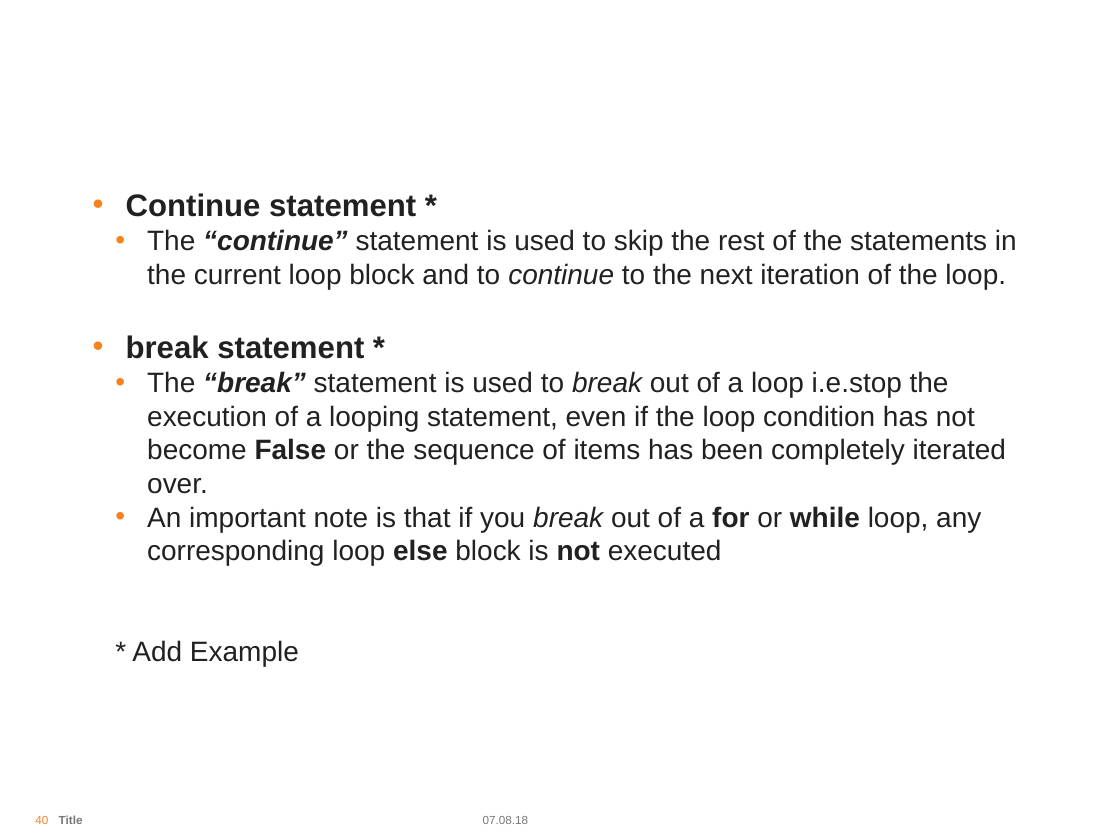
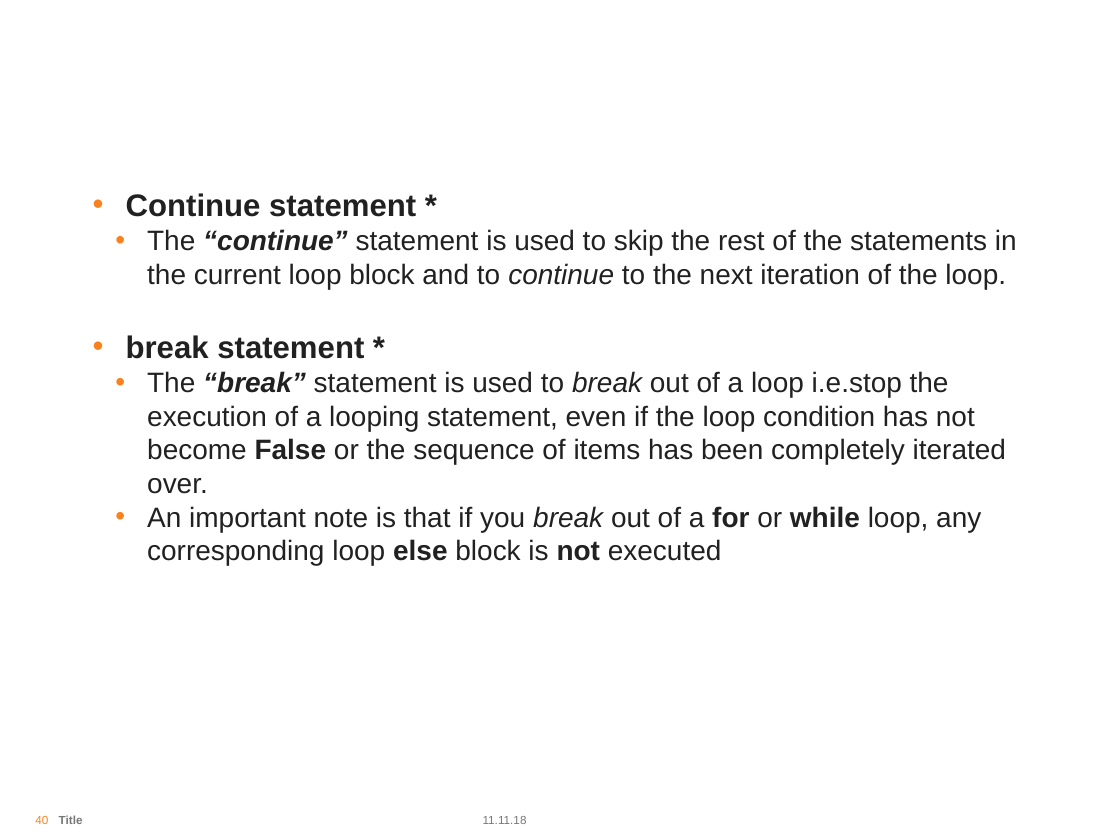
Before and after one commit to arjunrautela/Introduction-To-Python, a slide deck: slide 40 of PPT/Introduction To Python Day 1.pptx. Drawn at 1120x840 pixels with LibreOffice and Linux fonts; fonts in the diff are those of the drawing; background and template pictures are left out. Boxes give left, top, right and bottom in pixels: in the first picture for what was removed or moved away, otherwise in the second. Text is boxed around its words. In the diff, an @@ line names an element or a change of style, - is before the commit and + after.

```diff
--- a/PPT/Introduction To Python Day 1.pptx
+++ b/PPT/Introduction To Python Day 1.pptx
@@ text at [132, 640, 299, 666]: paragraph removed @@
-  * Add Example
@@ text at [483, 816, 527, 824]: text changed @@
-07.08.18
+11.11.18
```
Also in this commit, not shown: 57 other slides changed, 24 other files.
